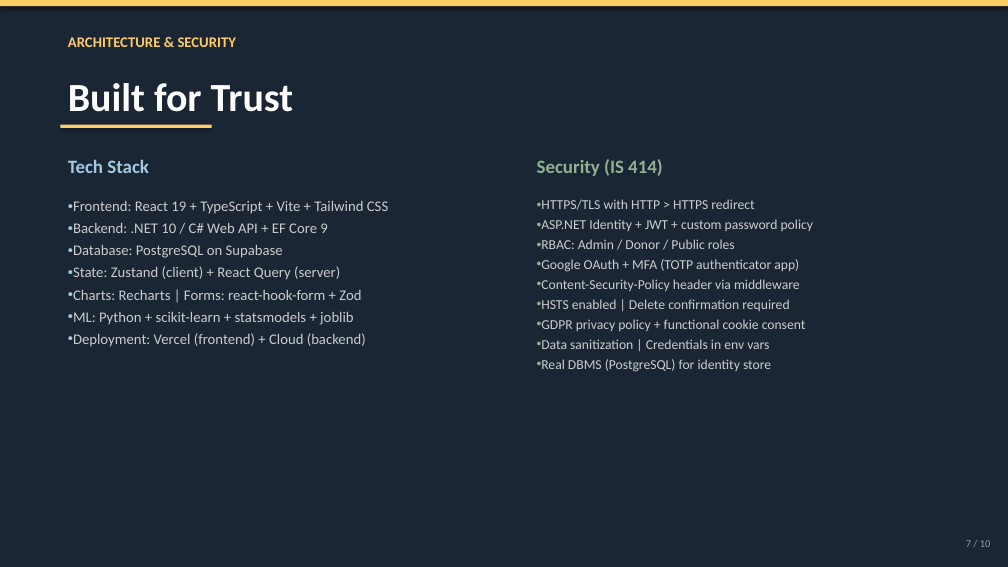
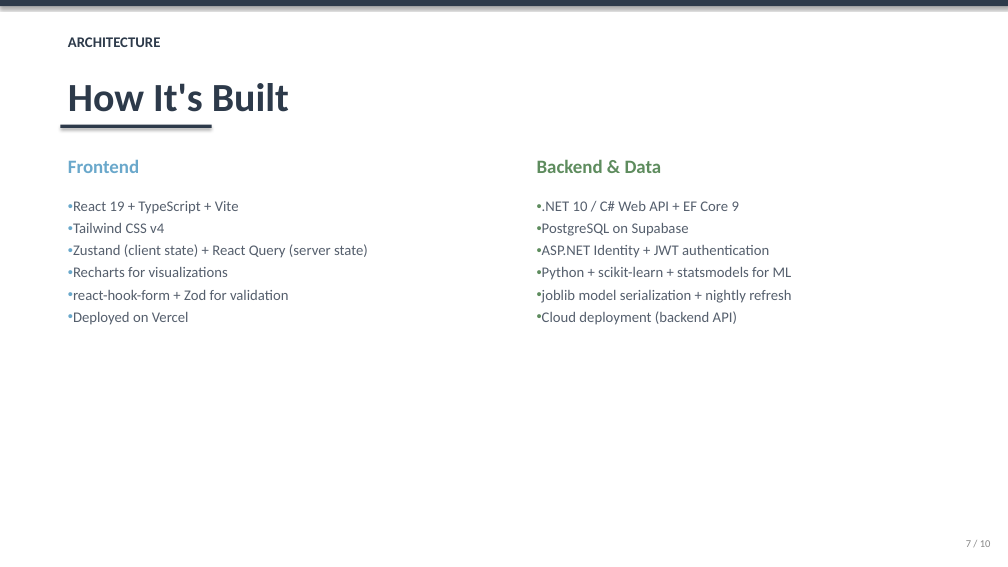
Before and after one commit to linklyns/New-Dawn, a slide deck: slide 7 of presentation/New_Dawn_Presentation.pptx. Drawn at 1008x567 pixels with LibreOffice and Linux fonts; fonts in the diff are those of the drawing. Boxes give left, top, right and bottom in pixels: in the first picture for what was removed or moved away, otherwise in the second. Text is boxed around its words. In the diff, an @@ line names an element or a change of style, - is before the commit and + after.

```diff
--- a/presentation/New_Dawn_Presentation.pptx
+++ b/presentation/New_Dawn_Presentation.pptx
@@ background #1A2633 to #FFFFFF @@
@@ rectangle at (0, 0, 1008, 6): fill #FFCC66 to #2D3A4A @@
@@ text at (68, 37, 161, 47): text changed; text colour #FFCC66 to #2D3A4A @@
-ARCHITECTURE & SECURITY
+ARCHITECTURE
@@ text at (68, 83, 289, 112): text changed; text colour #FFFFFF to #2D3A4A @@
-Built for Trust
+How It's Built
@@ rectangle at (60, 125, 212, 128): fill #FFCC66 to #2D3A4A @@
@@ text at (68, 160, 139, 173): text changed; text colour #A2C9E1 to #6AA8CB @@
-Tech Stack
+Frontend
@@ text at (537, 159, 662, 173): text changed; text colour #91B191 to #5E8C5E @@
-Security (IS 414)
+Backend & Data
@@ text at (73, 201, 368, 325): text changed; text colour #CCCCCC to #555F6D @@
-• Frontend: React 19 + TypeScript + Vite + Tailwind CSS
-• Backend: .NET 10 / C# Web API + EF Core 9
-• Database: PostgreSQL on Supabase
-• State: Zustand (client) + React Query (server)
-• Charts: Recharts | Forms: react-hook-form + Zod
-• ML: Python + scikit-learn + statsmodels + joblib
-• Deployment: Vercel (frontend) + Cloud (backend)
+• React 19 + TypeScript + Vite
+• Tailwind CSS v4
+• Zustand (client state) + React Query (server state)
+• Recharts for visualizations
+• react-hook-form + Zod for validation
+• Deployed on Vercel
@@ text at (542, 201, 792, 325): text changed; size 13 to 14 pt; text colour #CCCCCC to #555F6D @@
-• HTTPS/TLS with HTTP > HTTPS redirect
-• ASP.NET Identity + JWT + custom password policy
-• RBAC: Admin / Donor / Public roles
-• Google OAuth + MFA (TOTP authenticator app)
-• Content-Security-Policy header via middleware
-• HSTS enabled | Delete confirmation required
-• GDPR privacy policy + functional cookie consent
-• Data sanitization | Credentials in env vars
-• Real DBMS (PostgreSQL) for identity store
+• .NET 10 / C# Web API + EF Core 9
+• PostgreSQL on Supabase
+• ASP.NET Identity + JWT authentication
+• Python + scikit-learn + statsmodels for ML
+• joblib model serialization + nightly refresh
+• Cloud deployment (backend API)
@@ text "7 / 10" at (966, 540, 991, 547): text colour #999999 to #888888 @@
```
Also in this commit, not shown: 8 other slides changed, 1 slide added, 1 slide removed, 1 other file.
